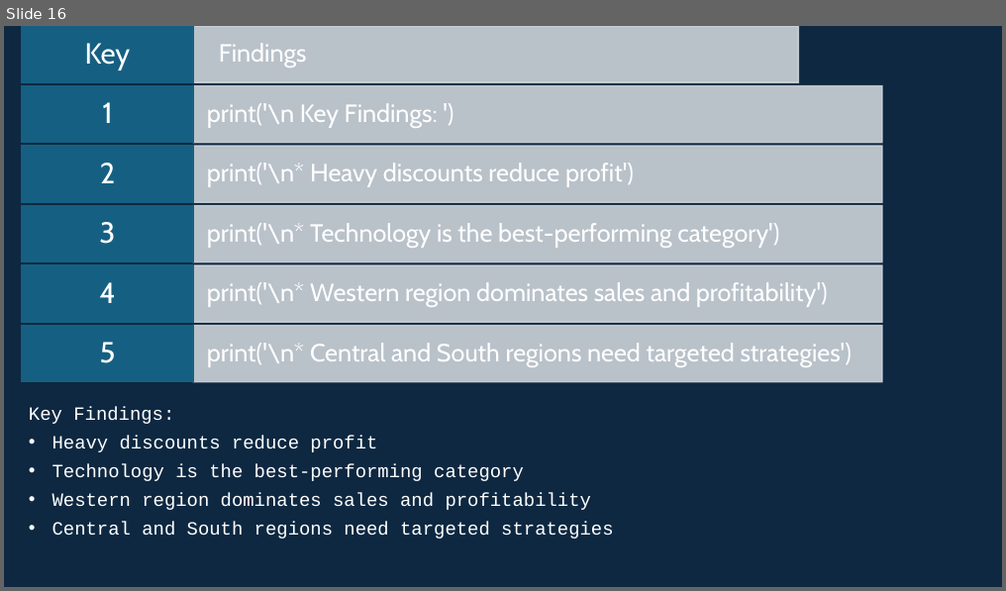
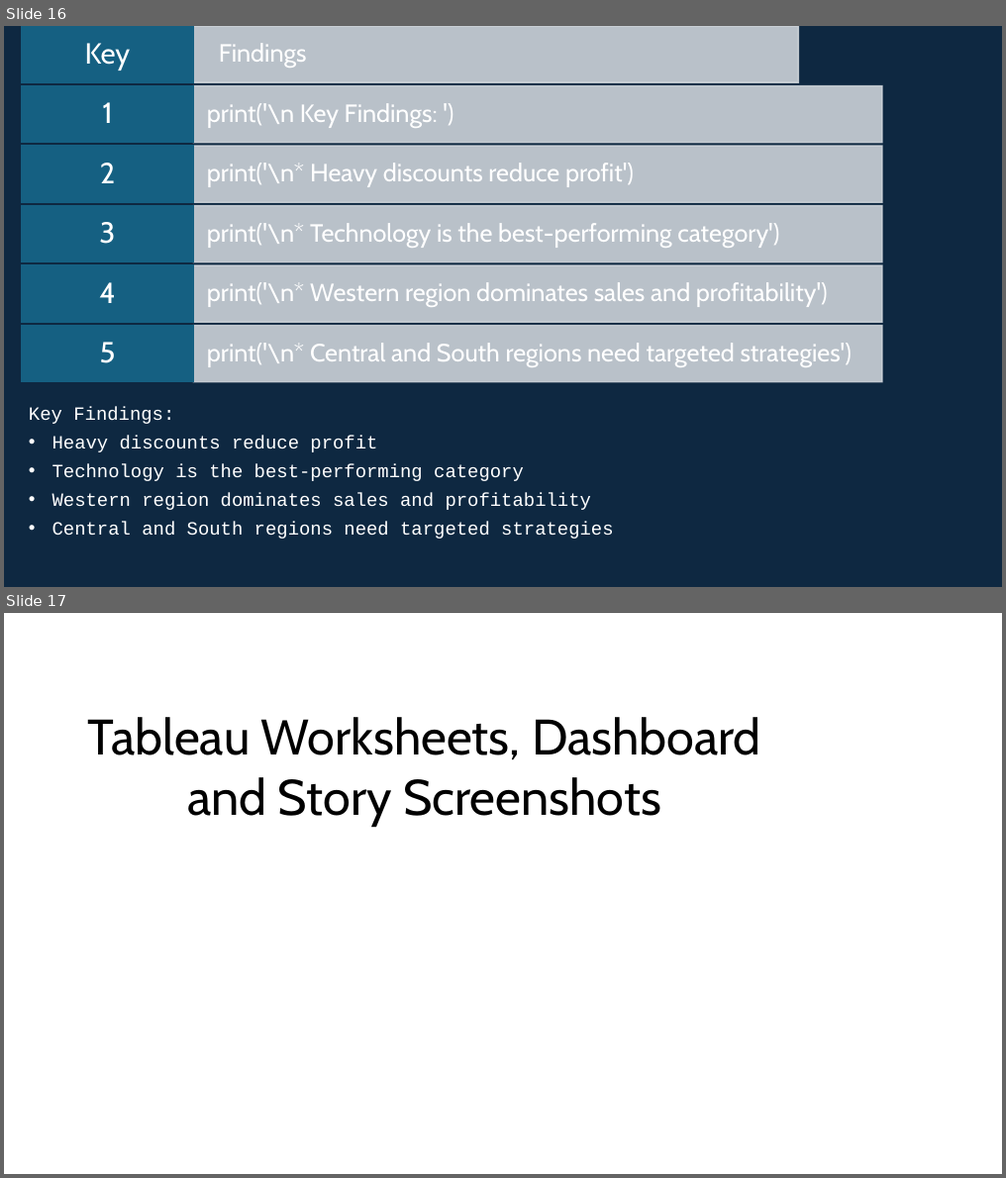
Before and after one commit to Vicky01-Jenny/CodeAlpha_ProjectName, a slide deck: Presentation for Task 3.pptx. Shown one above the other, each under a label of ours: slide 16 before the commit, slides 16 and 17 after it. The pictures are 1006x591 and 1006x1178 pixels, drawn with LibreOffice and Linux fonts; fonts in the diff are those of the drawing. Boxes give left, top, right and bottom in pixels: in the first picture for what was removed or moved away, otherwise in the second. Text is boxed around its words. In the diff, an @@ line names an element or a change of style, - is before the commit and + after.

```diff
--- a/Presentation for Task 3.pptx
+++ b/Presentation for Task 3.pptx
@@ slide 17 added at [4,613,1002,1174], background #FFFFFF @@
@@ text added at [87,717,761,825], 48 pt, text #000000 @@
+Tableau Worksheets, Dashboard and Story Screenshots
```
Also in this commit, not shown: 12 other slides added, 1 other file.
